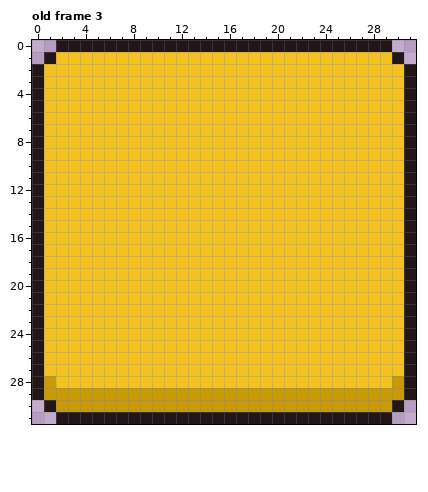
One commit to this pixel-art file: Project Games/Project Mini Farm Simulator/Aseprite/basic UI/CollectableRoom_UI.aseprite. Above is the file before it was changed.
32x32 pixels, 9 frames. Shown: old frame 3. The commit also changed other frames, which this record leaves out.
And afterwards:
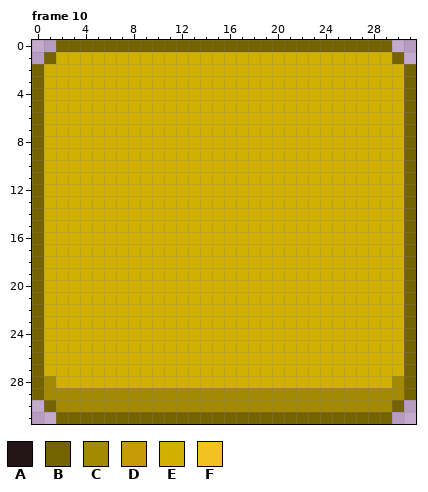
Palette (. is transparent): A #231618  B #756300  C #a38a00  D #c79a08  E #d1b000  F #f3c220
A new or re-ordered frame is compared with the old frame closest to it.
What changed:
frames 9 -> 11
Changed rows in their new state; - is an unchanged pixel.
Frame 10 is new; against old frame 3:
first column x 0:
 0 --BBBBBBBBBBBBBBBBBBBBBBBBBBBB--
 1 -BEEEEEEEEEEEEEEEEEEEEEEEEEEEEB-
 2 BEEEEEEEEEEEEEEEEEEEEEEEEEEEEEEB
 3 BEEEEEEEEEEEEEEEEEEEEEEEEEEEEEEB
 4 BEEEEEEEEEEEEEEEEEEEEEEEEEEEEEEB
 5 BEEEEEEEEEEEEEEEEEEEEEEEEEEEEEEB
 6 BEEEEEEEEEEEEEEEEEEEEEEEEEEEEEEB
 7 BEEEEEEEEEEEEEEEEEEEEEEEEEEEEEEB
 8 BEEEEEEEEEEEEEEEEEEEEEEEEEEEEEEB
 9 BEEEEEEEEEEEEEEEEEEEEEEEEEEEEEEB
10 BEEEEEEEEEEEEEEEEEEEEEEEEEEEEEEB
11 BEEEEEEEEEEEEEEEEEEEEEEEEEEEEEEB
12 BEEEEEEEEEEEEEEEEEEEEEEEEEEEEEEB
13 BEEEEEEEEEEEEEEEEEEEEEEEEEEEEEEB
14 BEEEEEEEEEEEEEEEEEEEEEEEEEEEEEEB
15 BEEEEEEEEEEEEEEEEEEEEEEEEEEEEEEB
16 BEEEEEEEEEEEEEEEEEEEEEEEEEEEEEEB
17 BEEEEEEEEEEEEEEEEEEEEEEEEEEEEEEB
18 BEEEEEEEEEEEEEEEEEEEEEEEEEEEEEEB
19 BEEEEEEEEEEEEEEEEEEEEEEEEEEEEEEB
20 BEEEEEEEEEEEEEEEEEEEEEEEEEEEEEEB
21 BEEEEEEEEEEEEEEEEEEEEEEEEEEEEEEB
22 BEEEEEEEEEEEEEEEEEEEEEEEEEEEEEEB
23 BEEEEEEEEEEEEEEEEEEEEEEEEEEEEEEB
24 BEEEEEEEEEEEEEEEEEEEEEEEEEEEEEEB
25 BEEEEEEEEEEEEEEEEEEEEEEEEEEEEEEB
26 BEEEEEEEEEEEEEEEEEEEEEEEEEEEEEEB
27 BEEEEEEEEEEEEEEEEEEEEEEEEEEEEEEB
28 BCEEEEEEEEEEEEEEEEEEEEEEEEEEEECB
29 BCCCCCCCCCCCCCCCCCCCCCCCCCCCCCCB
30 -BCCCCCCCCCCCCCCCCCCCCCCCCCCCCB-
31 --BBBBBBBBBBBBBBBBBBBBBBBBBBBB--
Boxes around the changes in both pictures, in picture pixels (x1, y1, x2, y2):
changed: (32, 40, 416, 424)
